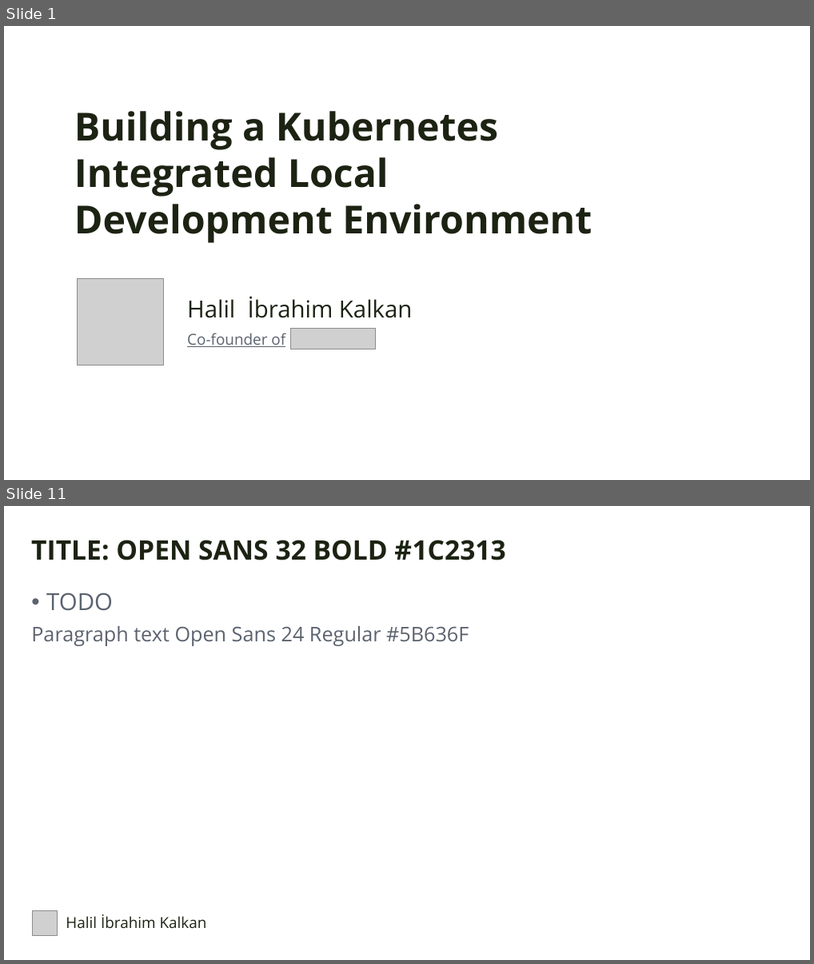
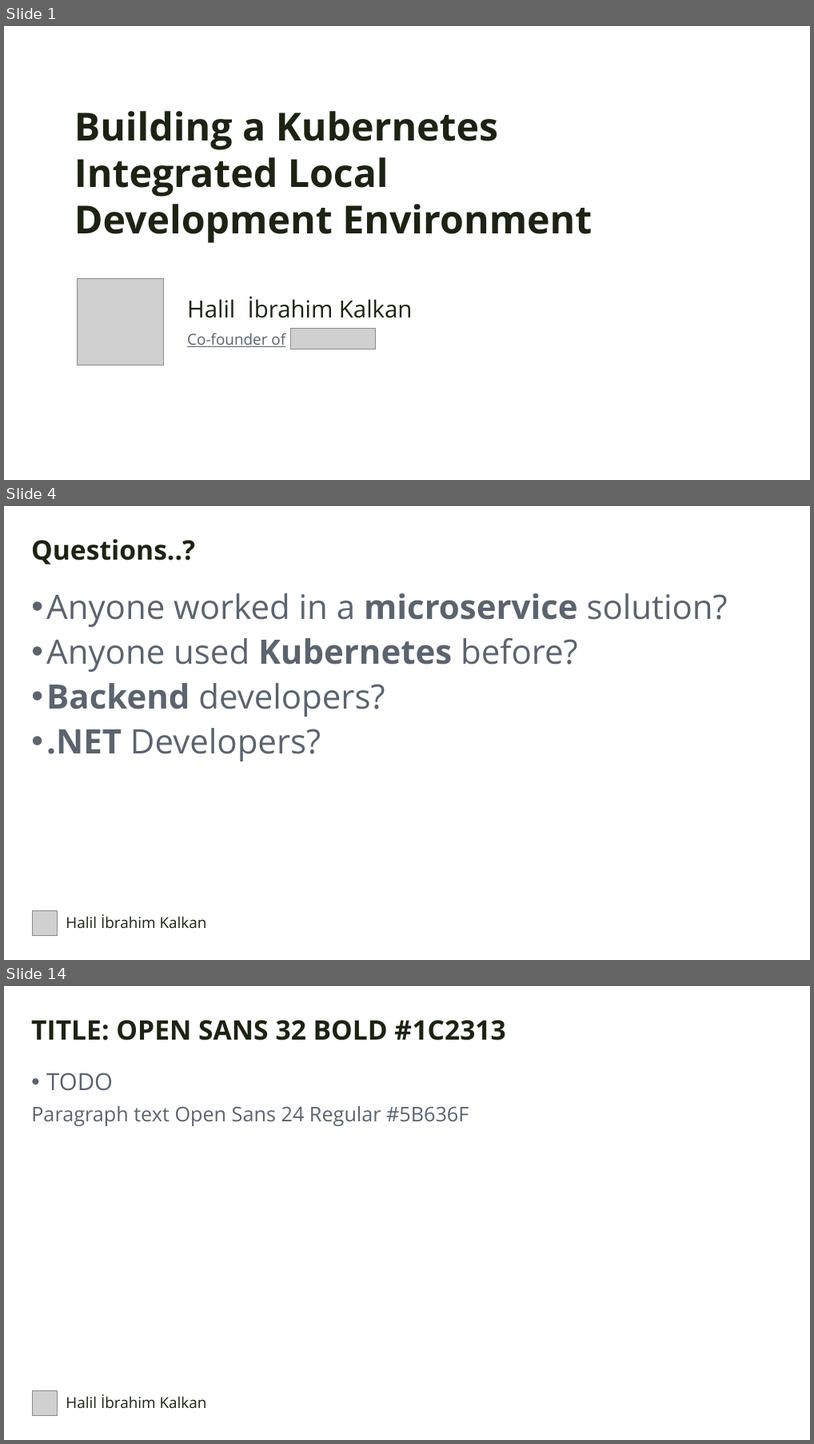
Before and after one commit to hikalkan/presentations, a slide deck: 2023-10-07 Devnot Kubernetes Integrated Development/KubernetesIntegratedDevelopment2023.pptx. Shown one above the other, each under a label of ours: slides 1 and 11 before the commit, slides 1, 4 and 14 after it; the slides between them are not shown. The pictures are 814x964 and 814x1444 pixels, drawn with LibreOffice and Linux fonts; fonts in the diff are those of the drawing; grey boxes stand for pictures; background and template pictures are left out. Boxes give left, top, right and bottom in pixels: in the first picture for what was removed or moved away, otherwise in the second. Text is boxed around its words. In the diff, an @@ line names an element or a change of style, - is before the commit and + after.

```diff
--- a/2023-10-07 Devnot Kubernetes Integrated Development/KubernetesIntegratedDevelopment2023.pptx
+++ b/2023-10-07 Devnot Kubernetes Integrated Development/KubernetesIntegratedDevelopment2023.pptx
@@ slide 4 added at box(4, 506, 810, 960), background picture (left out) @@
@@ text added at box(31, 539, 195, 564), 32 pt, text #1C2313, bold @@
+Questions..?
@@ text added at box(46, 593, 728, 761), 40 pt, text #5B636F @@
+• Anyone worked in a microservice solution?
+• Anyone used Kubernetes before?
+• Backend developers?
+• .NET Developers?
@@ picture added at box(32, 910, 57, 935) @@
@@ text added at box(66, 914, 207, 928), 18 pt, text #1C2313 @@
+Halil İbrahim Kalkan
@@ what was slide 11 is now slide 14 @@
```
Also in this commit, not shown: 1 slide changed, 10 other slides added, 11 slides removed.
